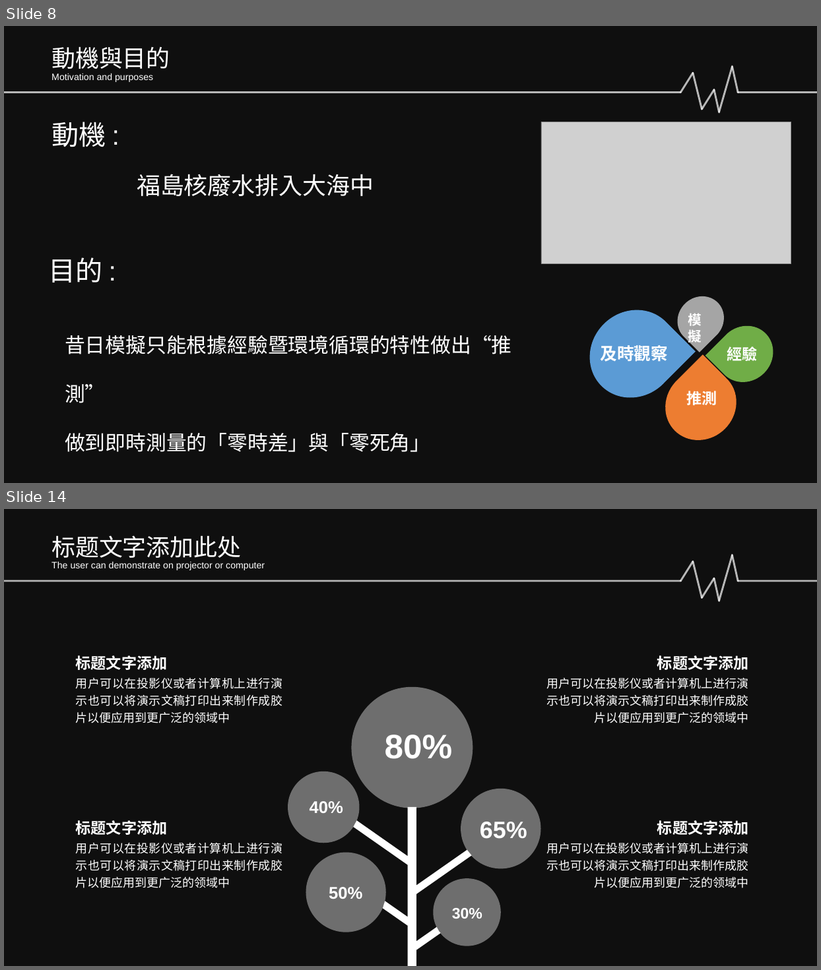
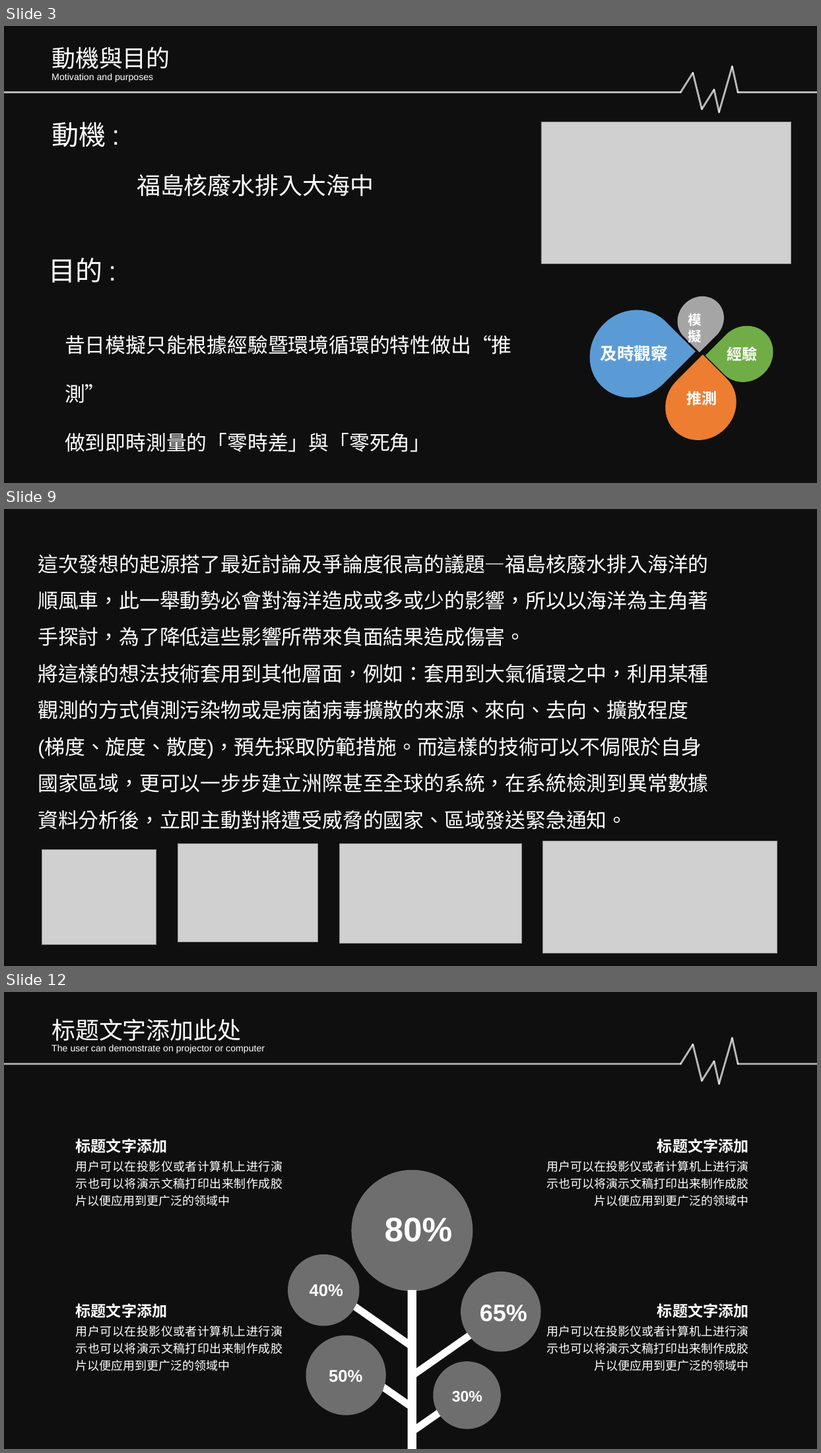
Before and after one commit to Sikako/hackthon, a slide deck: bigdata.pptx. Shown one above the other, each under a label of ours: slides 8 and 14 before the commit, slides 3, 9 and 12 after it; the slides between them are not shown. The pictures are 821x970 and 821x1453 pixels, drawn with LibreOffice and Linux fonts; fonts in the diff are those of the drawing; grey boxes stand for pictures; background and template pictures are left out; a plain dark background stands for a picture behind light text. Boxes give left, top, right and bottom in pixels: in the first picture for what was removed or moved away, otherwise in the second. Text is boxed around its words. In the diff, an @@ line names an element or a change of style, - is before the commit and + after.

```diff
--- a/bigdata.pptx
+++ b/bigdata.pptx
@@ slide 9 added at (4,509,817,966), background picture (left out); not listed: 1 template element that a slide beside it also shows @@
@@ text added at (38,555,708,830), 24 pt, text #FFFFFF @@
+這次發想的起源搭了最近討論及爭論度很高的議題—福島核廢水排入海洋的順風車，此一舉動勢必會對海洋造成或多或少的影響，所以以海洋為主角著手探討，為了降低這些影響所帶來負面結果造成傷害。
+將這樣的想法技術套用到其他層面，例如：套用到大氣循環之中，利用某種觀測的方式偵測污染物或是病菌病毒擴散的來源、來向、去向、擴散程度(梯度、旋度、散度)，預先採取防範措施。而這樣的技術可以不侷限於自身國家區域，更可以一步步建立洲際甚至全球的系統，在系統檢測到異常數據資料分析後，立即主動對將遭受威脅的國家、區域發送緊急通知。
@@ picture added at (178,844,318,943) @@
@@ picture added at (339,844,522,945) @@
@@ picture added at (543,842,778,954) @@
@@ picture added at (42,850,156,946) @@
@@ what was slide 8 is now slide 3 @@
@@ what was slide 14 is now slide 12 @@
```
Also in this commit, not shown: 3 slides changed, 4 other slides added, 3 slides removed.
